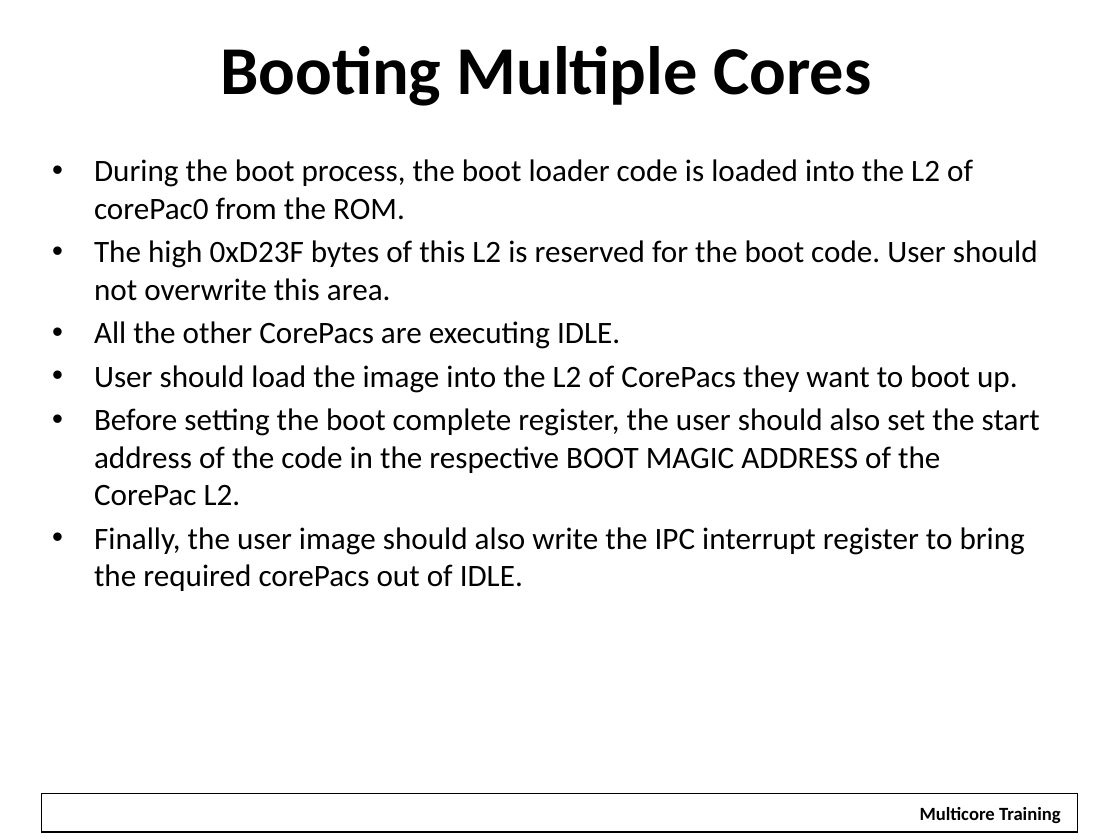
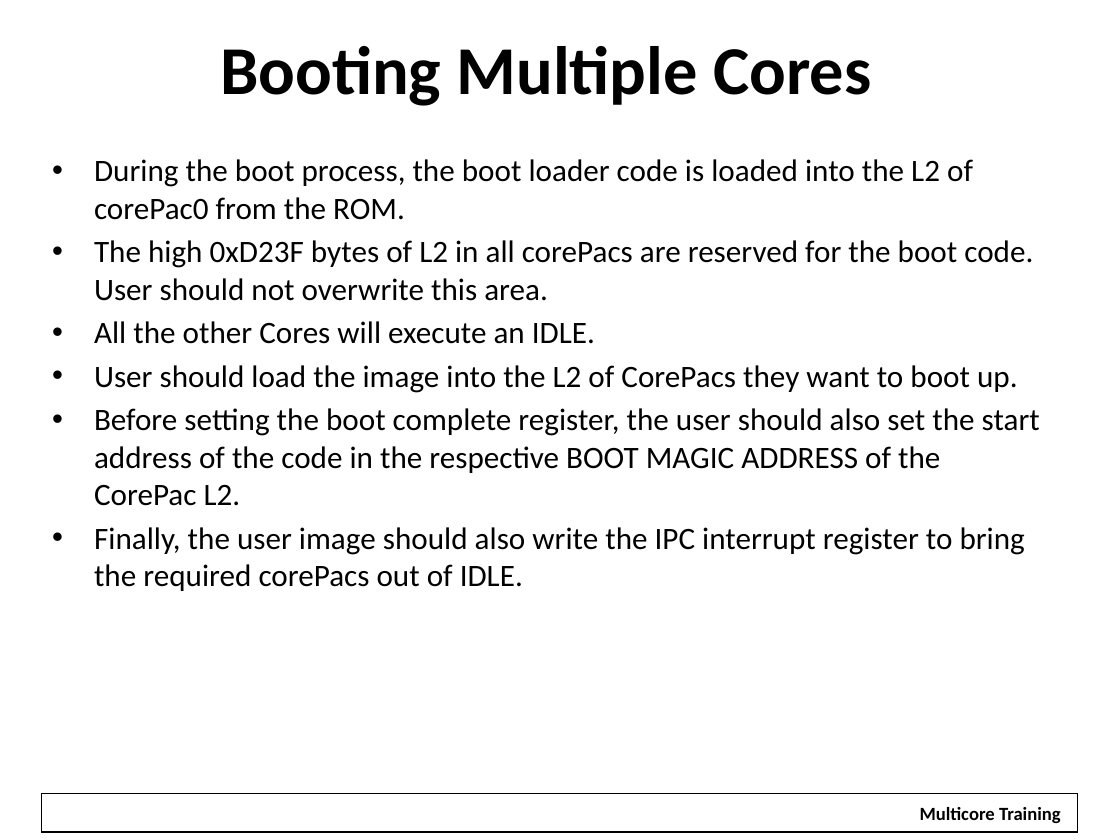
Before and after one commit to hari1989/keystone-workshop, a slide deck: slide 27 of slides/KeyStone Bootloader.pptx (slide 19 before the commit). Drawn at 1120x840 pixels with LibreOffice and Linux fonts; fonts in the diff are those of the drawing; background and template pictures are left out. Boxes give left, top, right and bottom in pixels: in the first picture for what was removed or moved away, otherwise in the second. Text is boxed around its words. In the diff, an @@ line names an element or a change of style, - is before the commit and + after.

```diff
--- a/slides/KeyStone Bootloader.pptx
+++ b/slides/KeyStone Bootloader.pptx
@@ text at [94,240,1033,344]: text changed @@
-• The high 0xD23F bytes of this L2 is reserved for the boot code. User should not overwrite this area.
-• All the other CorePacs are executing IDLE.
+• The high 0xD23F bytes of L2 in all corePacs are reserved for the boot code. User should not overwrite this area.
+• All the other Cores will execute an IDLE.
```
Also in this commit, not shown: 11 other slides changed, 8 slides added.
